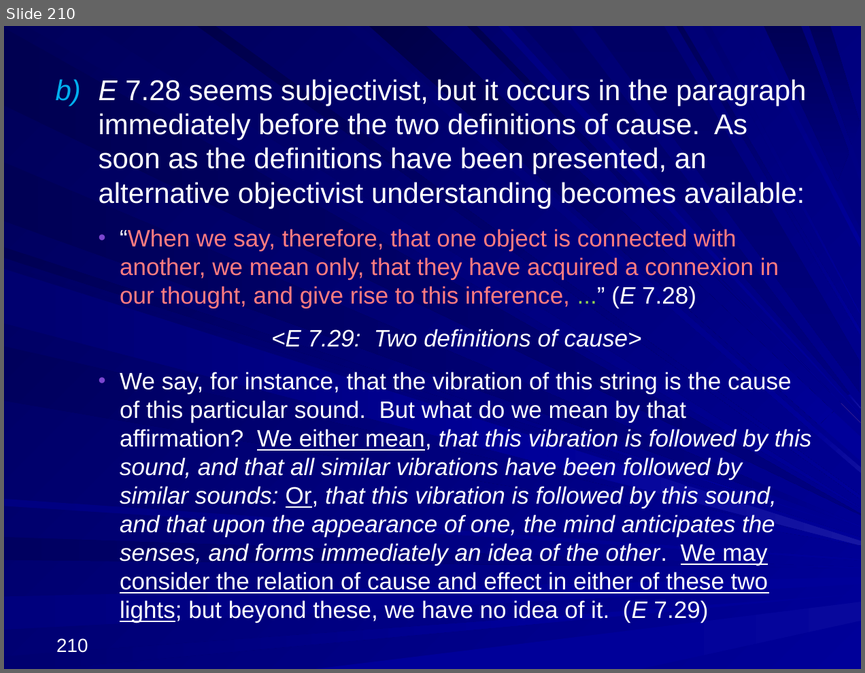
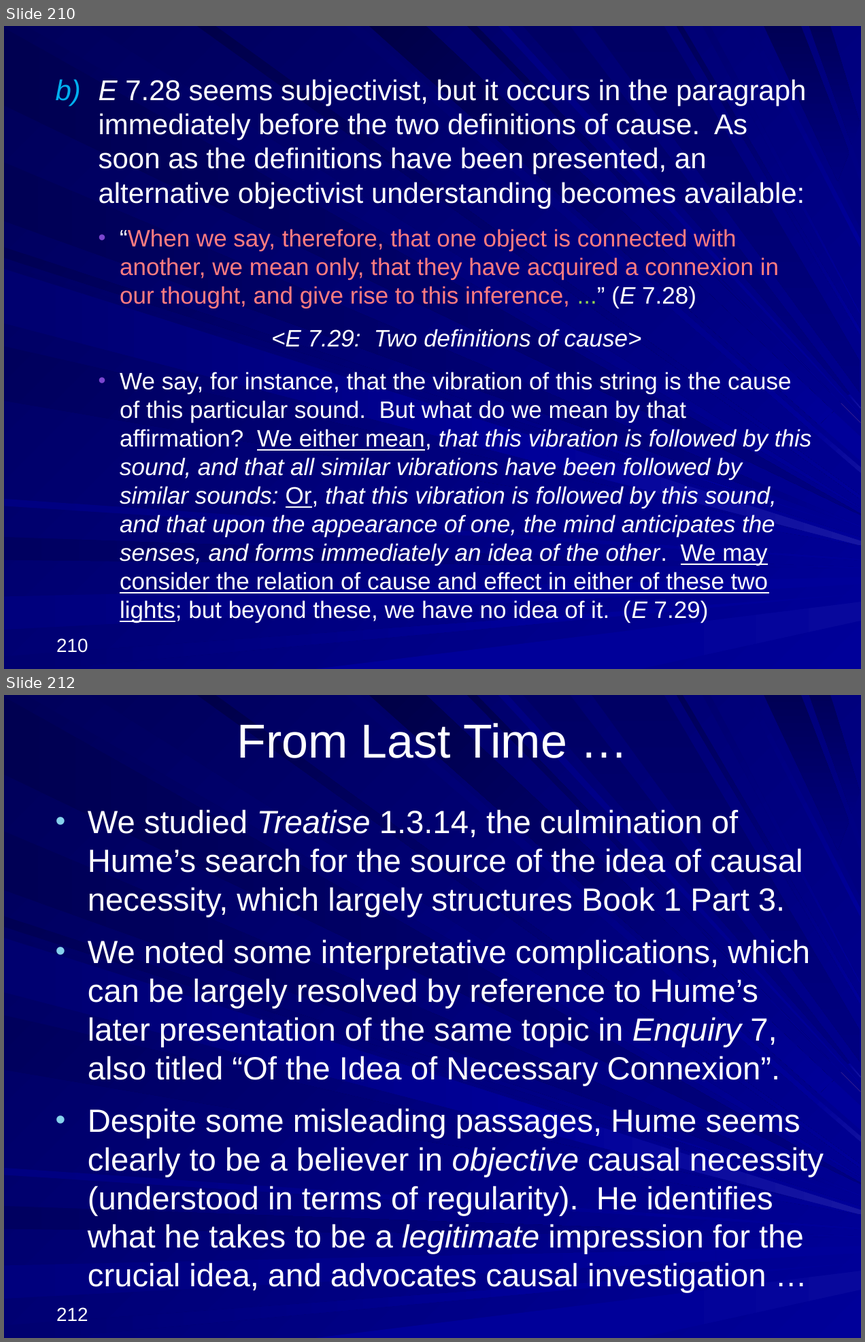
Before and after one commit to englishphilosophy/hume-texts-online, a slide deck: teaching/lectures/2024_Hume_MT_current.pptx. Shown one above the other, each under a label of ours: slide 210 before the commit, slides 210 and 212 after it; the slides between them are not shown. The pictures are 865x673 and 865x1342 pixels, drawn with LibreOffice and Linux fonts; fonts in the diff are those of the drawing. Boxes give left, top, right and bottom in pixels: in the first picture for what was removed or moved away, otherwise in the second. Text is boxed around its words. In the diff, an @@ line names an element or a change of style, - is before the commit and + after.

```diff
--- a/teaching/lectures/2024_Hume_MT_current.pptx
+++ b/teaching/lectures/2024_Hume_MT_current.pptx
@@ slide 212 added at box(4, 695, 861, 1338), background gradient #000078 to #000099; not listed: 37 template elements that a slide beside it also shows @@
@@ title added at box(237, 723, 567, 758), 40 pt, text #FFFFFF @@
+From Last Time …
@@ text added at box(88, 809, 823, 1293), 27 pt, text #FFFFFF @@
+• We studied Treatise 1.3.14, the culmination of Hume’s search for the source of the idea of causal necessity, which largely structures Book 1 Part 3.
+• We noted some interpretative complications, which can be largely resolved by reference to Hume’s later presentation of the same topic in Enquiry 7, also titled “Of the Idea of Necessary Connexion”.
+• Despite some misleading passages, Hume seems clearly to be a believer in objective causal necessity (understood in terms of regularity). He identifies what he takes to be a legitimate impression for the crucial idea, and advocates causal investigation …
@@ page number added at box(56, 1307, 88, 1321), 16 pt, text #FFFFFF @@
+212
```
Also in this commit, not shown: 7 slides changed, 53 other slides added, 1 other file.
